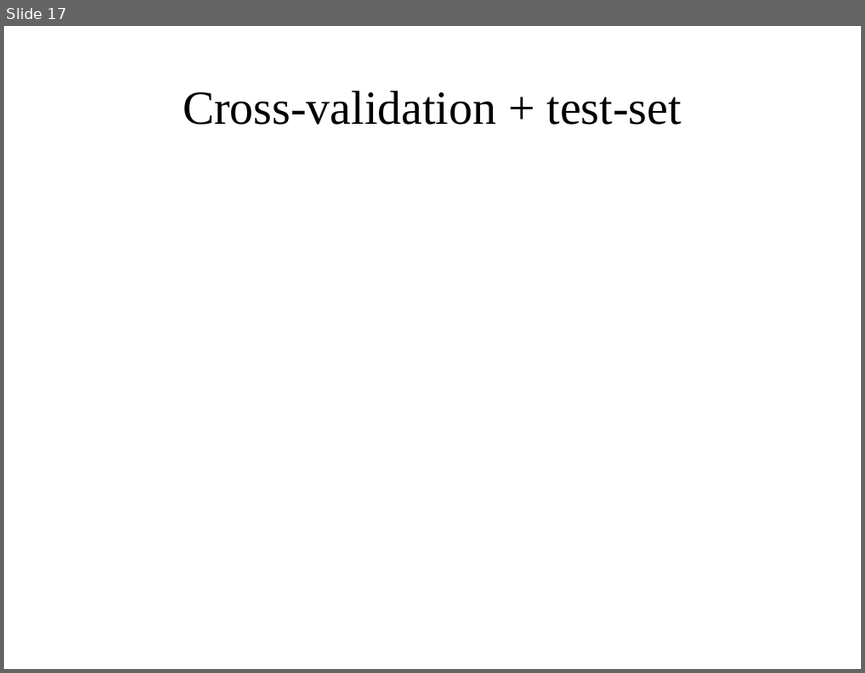
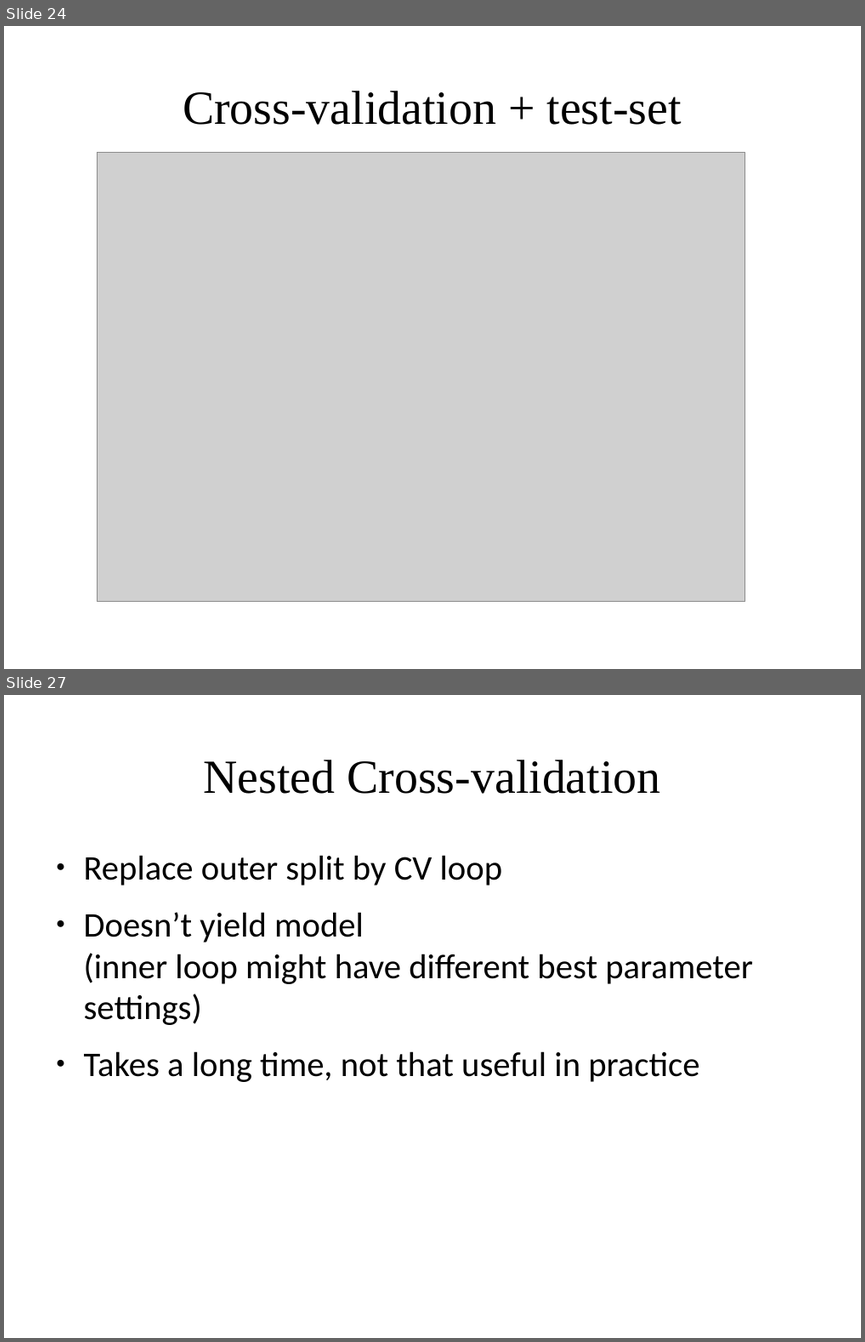
Before and after one commit to amueller/applied_ml_spring_2017, a slide deck: slides/aml-04-013017.odp. Shown one above the other, each under a label of ours: slide 17 before the commit, slides 24 and 27 after it; the slides between them are not shown. The pictures are 865x673 and 865x1342 pixels, drawn with LibreOffice and Linux fonts; fonts in the diff are those of the drawing; grey boxes stand for pictures. Boxes give left, top, right and bottom in pixels: in the first picture for what was removed or moved away, otherwise in the second. Text is boxed around its words. In the diff, an @@ line names an element or a change of style, - is before the commit and + after.

```diff
--- a/slides/aml-04-013017.odp
+++ b/slides/aml-04-013017.odp
@@ slide 27 added at <box>4,695,861,1338</box>, background #FFFFFF @@
@@ title added at <box>203,760,661,794</box>, 44 pt, text #000000 @@
+Nested Cross-validation
@@ text added at <box>84,855,753,1082</box>, 32 pt, text #000000 @@
+● Replace outer split by CV loop
+● Doesn’t yield model
+  (inner loop might have different best parameter settings)
+● Takes a long time, not that useful in practice
@@ what was slide 17 is now slide 24 @@
@@ slide 24 changed as well @@
@@ picture added at <box>98,153,745,601</box> @@
```
Also in this commit, not shown: 7 other slides changed, 21 other slides added, 4 slides removed, 1 other file.
